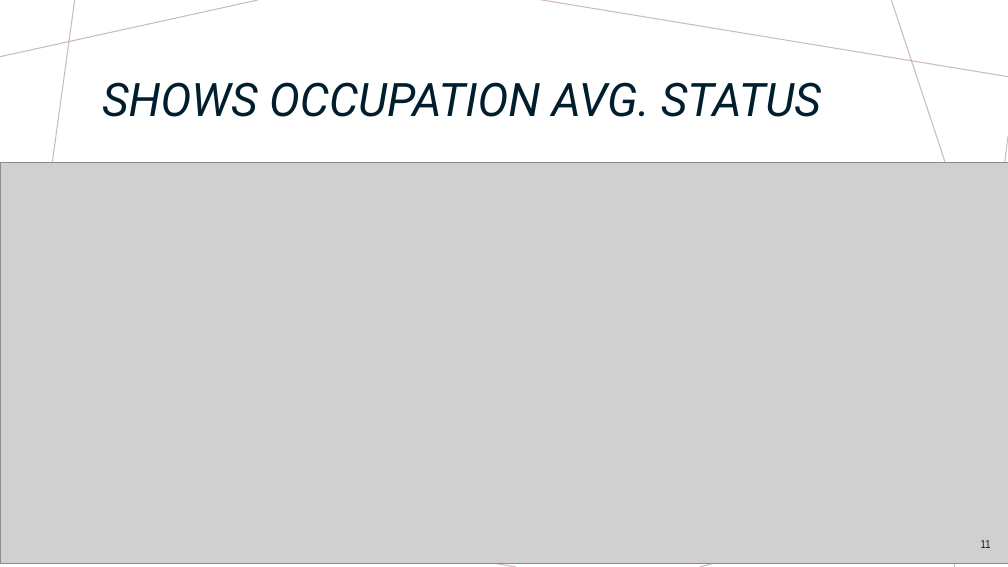
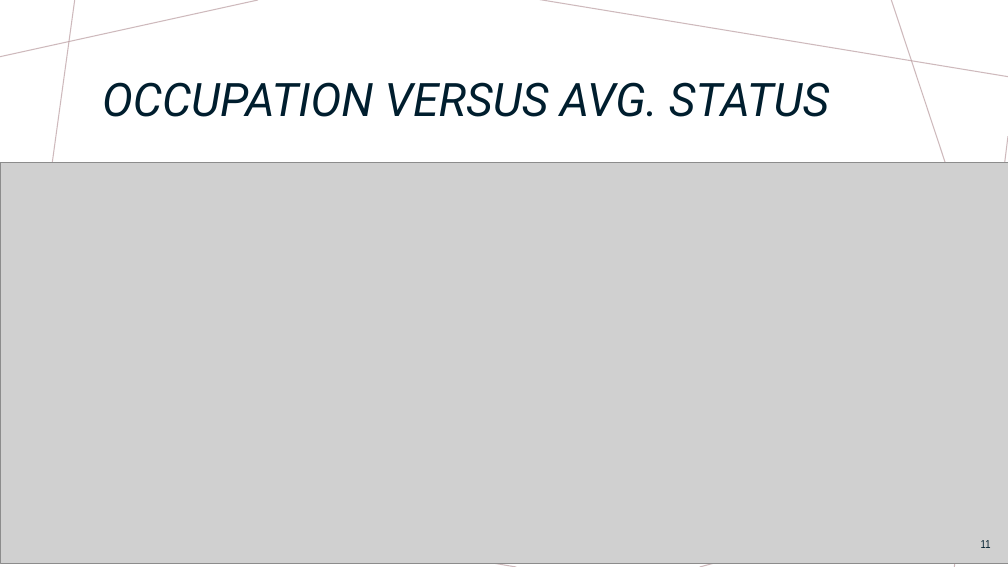
Before and after one commit to JodeeHarris/Group-5-Project-4, a slide deck: slide 11 of Project 4.pptx. Drawn at 1008x567 pixels with LibreOffice and Linux fonts; fonts in the diff are those of the drawing; grey boxes stand for pictures. Boxes give left, top, right and bottom in pixels: in the first picture for what was removed or moved away, otherwise in the second. Text is boxed around its words. In the diff, an @@ line names an element or a change of style, - is before the commit and + after.

```diff
--- a/Project 4.pptx
+++ b/Project 4.pptx
@@ title at (102,82,829,117): text changed @@
-SHOWS OCCUPATION AVG. STATUS
+OCCUPATION VERSUS AVG. STATUS
```
Also in this commit, not shown: 1 other slide changed.
